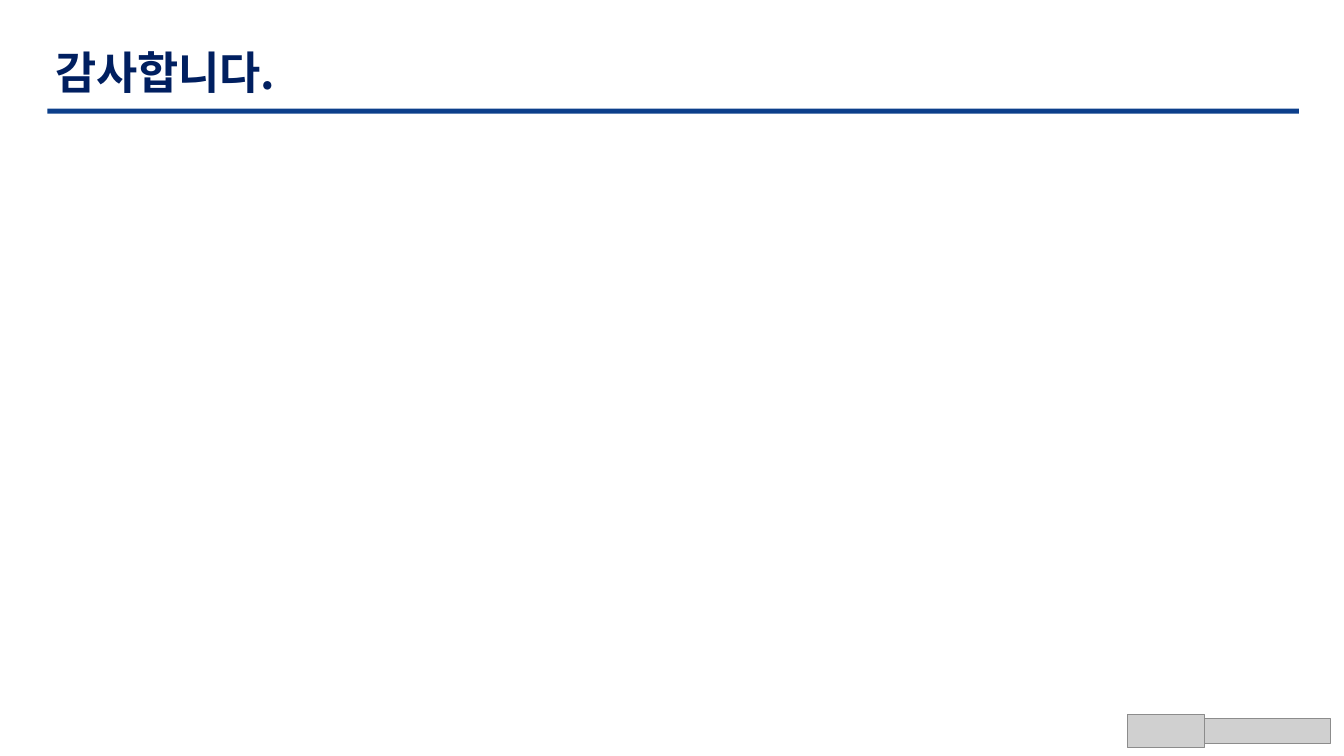
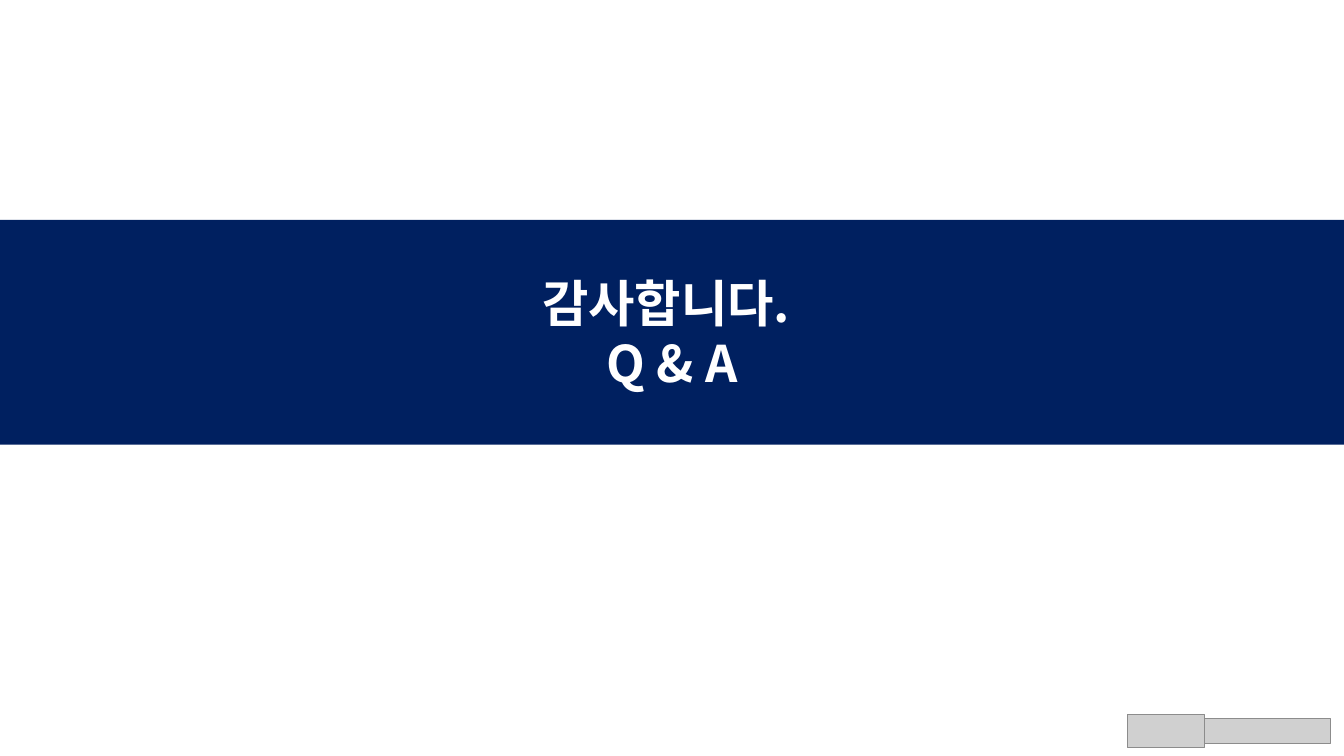
Before and after one commit to TaegyuHan/Solar_radiation_prediction_model, a slide deck: slide 16 of KICS_PT/[KICS] 동향 poster.pptx (slide 15 before the commit). Drawn at 1344x756 pixels with LibreOffice and Linux fonts; fonts in the diff are those of the drawing; grey boxes stand for pictures. Boxes give left, top, right and bottom in pixels: in the first picture for what was removed or moved away, otherwise in the second. Text is boxed around its words. In the diff, an @@ line names an element or a change of style, - is before the commit and + after.

```diff
--- a/KICS_PT/[KICS] 동향 poster.pptx
+++ b/KICS_PT/[KICS] 동향 poster.pptx
@@ freeform shape removed at box(47, 109, 1300, 114) @@
@@ rectangle added at box(0, 220, 1344, 445), fill #002060 @@
@@ text "감사합니다. Q & A" at box(542, 279, 790, 392): vertical alignment top to middle @@
@@ text at box(542, 279, 790, 392): text changed; size 32 to 36 pt; text colour #001F60 to #FFFFFF @@
-감사합니다.
+감사합니다.
+Q & A
```
Also in this commit, not shown: 14 other slides changed, 1 slide added, 1 other file.
